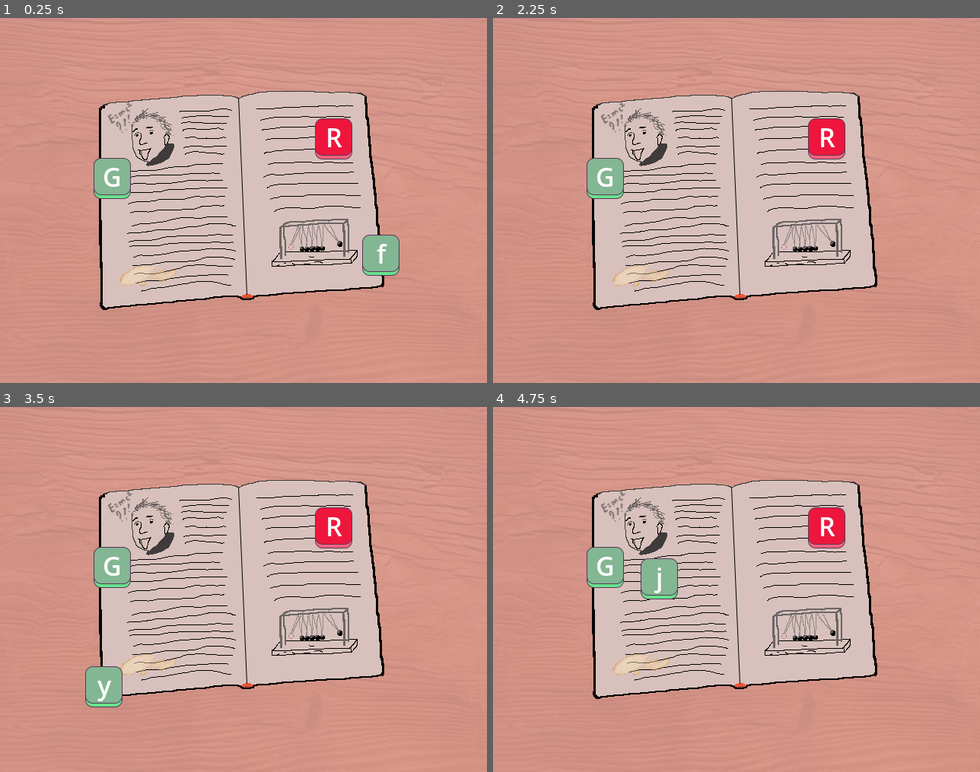
Above: before the commit, frames 1-4 (two rows, left to right).
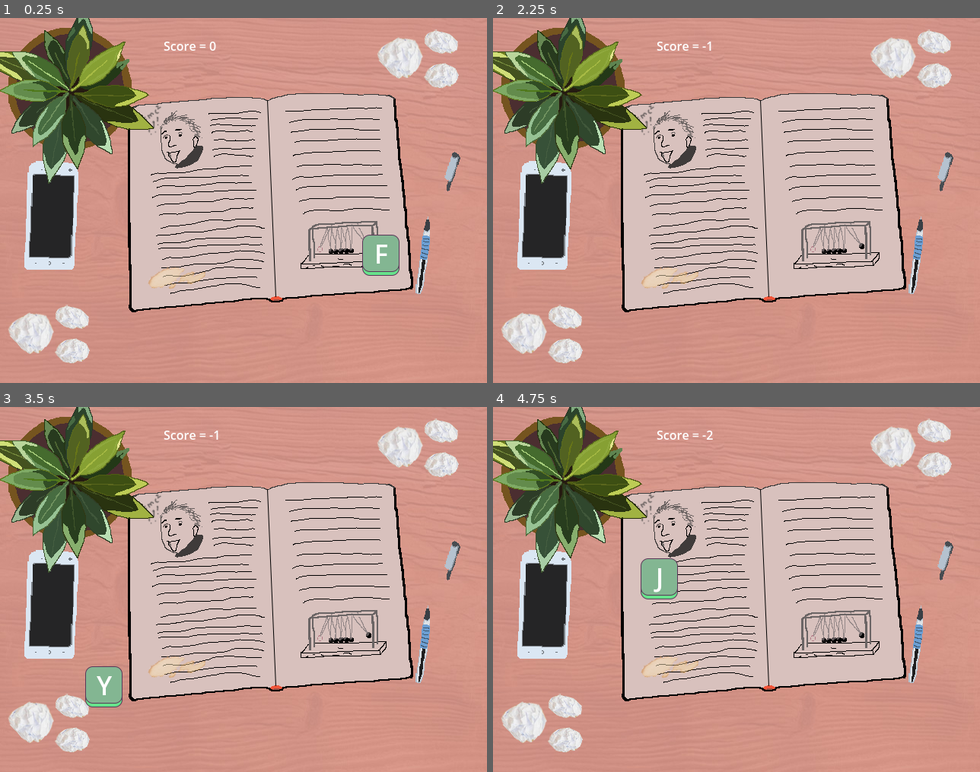
Above: after the commit, the same moments.

Repository: Vaashtor/First-game-jam
Game: Godot game, scene res://scenes/game.tscn
Same seed, same stepped clock (60 frames per second), same inputs: the game is played once before the commit and once after it.
Inputs:
- Up to frame 1 (0.25 s): no input
- Up to frame 2 (2.25 s): tap Enter at 0.5, 2 s; tap Space at 1.25 s
- Up to frame 3 (3.5 s): tap Space at 2.75 s
- Up to frame 4 (4.75 s): tap Enter at 3.5 s; tap Space at 4.25 s

The runs differ from the first frame. In frame 1, 27% of the frame differs, in the area x 0-95%, y 0-95%; in frame 2, 27%; in frame 3, 27%; in frame 4, 27%.

Commit message:
added assets, score system. Minor adjustments.

Diff:
--- a/scenes/button_red.tscn
+++ b/scenes/button.tscn
@@ -1,21 +1,21 @@
-[gd_scene load_steps=3 format=3 uid="uid://b1hm23rj5dx2u"]
+[gd_scene load_steps=3 format=3 uid="uid://bht4ad82m5sfk"]
 
-[ext_resource type="Texture2D" uid="uid://c5wc7jkloviv3" path="res://assets/redButton.png" id="1_3mqkn"]
+[ext_resource type="Texture2D" uid="uid://qufn3u0n8hve" path="res://assets/greenButton.png" id="1_mi6dp"]
 
 [sub_resource type="LabelSettings" id="LabelSettings_7y4y7"]
 font_size = 34
 
-[node name="Button_red" type="Node2D"]
+[node name="Button_green" type="Node2D"]
 
 [node name="Texture" type="Sprite2D" parent="."]
-texture = ExtResource("1_3mqkn")
+texture = ExtResource("1_mi6dp")
 
 [node name="Text" type="Label" parent="Texture"]
 offset_left = -23.0
 offset_top = -24.0
 offset_right = 23.0
 offset_bottom = 23.0
-text = "R"
+text = "G"
 label_settings = SubResource("LabelSettings_7y4y7")
 horizontal_alignment = 1
 vertical_alignment = 1
--- a/scenes/button_green.tscn
+++ /dev/null
@@ -1,21 +0,0 @@
-[gd_scene load_steps=3 format=3 uid="uid://bht4ad82m5sfk"]
-
-[ext_resource type="Texture2D" uid="uid://qufn3u0n8hve" path="res://assets/greenButton.png" id="1_4xvh1"]
-
-[sub_resource type="LabelSettings" id="LabelSettings_7y4y7"]
-font_size = 34
-
-[node name="Button_green" type="Node2D"]
-
-[node name="Texture" type="Sprite2D" parent="."]
-texture = ExtResource("1_4xvh1")
-
-[node name="Text" type="Label" parent="Texture"]
-offset_left = -23.0
-offset_top = -24.0
-offset_right = 23.0
-offset_bottom = 23.0
-text = "G"
-label_settings = SubResource("LabelSettings_7y4y7")
-horizontal_alignment = 1
-vertical_alignment = 1
--- a/scenes/game.tscn
+++ b/scenes/game.tscn
@@ -1,35 +1,73 @@
-[gd_scene load_steps=6 format=3 uid="uid://d4k78r0eqo7do"]
+[gd_scene load_steps=9 format=3 uid="uid://d4k78r0eqo7do"]
 
 [ext_resource type="Script" uid="uid://c5kxpfg1vyf3q" path="res://scripts/game.gd" id="1_iywne"]
-[ext_resource type="PackedScene" uid="uid://bht4ad82m5sfk" path="res://scenes/button_green.tscn" id="1_yqjtg"]
 [ext_resource type="Texture2D" uid="uid://chvg22pcgx1hu" path="res://assets/table.jpg" id="2_lnu2h"]
-[ext_resource type="PackedScene" uid="uid://b1hm23rj5dx2u" path="res://scenes/button_red.tscn" id="3_lnu2h"]
+[ext_resource type="Texture2D" uid="uid://dsxkf0yjt2yev" path="res://assets/pen.png" id="4_gee14"]
+[ext_resource type="Texture2D" uid="uid://n1cy4kcjbof1" path="res://assets/cap.png" id="5_0tnpc"]
 [ext_resource type="Texture2D" uid="uid://cmg8gnqphd1g0" path="res://assets/book.png" id="5_p57ef"]
+[ext_resource type="Texture2D" uid="uid://2cp5aclx3sxc" path="res://assets/paper.png" id="6_vtaks"]
+[ext_resource type="Texture2D" uid="uid://c4g0q1ixv4h8x" path="res://assets/phone.png" id="7_kvpfn"]
+[ext_resource type="Texture2D" uid="uid://c84ksjly1vlcn" path="res://assets/plant.png" id="8_dinhu"]
 
 [node name="Game" type="Node2D"]
 script = ExtResource("1_iywne")
-
-[node name="Table" type="Sprite2D" parent="."]
-z_index = -10
-texture = ExtResource("2_lnu2h")
 
 [node name="Camera2D" type="Camera2D" parent="."]
 editor_draw_limits = true
 editor_draw_drag_margin = true
 
-[node name="Button_green" parent="." instance=ExtResource("1_yqjtg")]
-position = Vector2(-172, -31)
-
-[node name="Button_red" parent="." instance=ExtResource("3_lnu2h")]
-position = Vector2(119, -83)
-
 [node name="Timer" type="Timer" parent="."]
 wait_time = 2.0
 autostart = true
 
-[node name="Book" type="Sprite2D" parent="."]
-z_index = -1
-position = Vector2(-2, 0)
+[node name="background" type="Node2D" parent="."]
+z_index = -5
+
+[node name="Book" type="Sprite2D" parent="background"]
+z_index = -5
+position = Vector2(36, 3)
 texture = ExtResource("5_p57ef")
 
+[node name="pen" type="Sprite2D" parent="background"]
+z_index = -5
+position = Vector2(236, 72)
+texture = ExtResource("4_gee14")
+
+[node name="cap" type="Sprite2D" parent="background"]
+z_index = -5
+position = Vector2(274, -39)
+rotation = -2.03505
+texture = ExtResource("5_0tnpc")
+
+[node name="paper" type="Sprite2D" parent="background"]
+z_index = -5
+position = Vector2(-256, 176)
+texture = ExtResource("6_vtaks")
+
+[node name="paper2" type="Sprite2D" parent="background"]
+z_index = -5
+position = Vector2(229, -186)
+texture = ExtResource("6_vtaks")
+
+[node name="phone" type="Sprite2D" parent="background"]
+z_index = -5
+position = Vector2(-252, 20)
+texture = ExtResource("7_kvpfn")
+
+[node name="plant" type="Sprite2D" parent="background"]
+z_index = -5
+position = Vector2(-229, -139)
+texture = ExtResource("8_dinhu")
+
+[node name="Table" type="Sprite2D" parent="background"]
+z_index = -10
+texture = ExtResource("2_lnu2h")
+
+[node name="Label" type="Label" parent="."]
+offset_left = -105.0
+offset_top = -215.0
+offset_right = 138.0
+offset_bottom = -182.0
+text = "Score:"
+
 [connection signal="timeout" from="Timer" to="." method="_on_timer_timeout"]
--- a/scripts/game.gd
+++ b/scripts/game.gd
@@ -3,21 +3,29 @@
 var letters = ["a", "b", "c", "d", "e", "f", "g", "h", "i", "j", "k", "l", "m", "n", "o", "p", "q", "r", "s", "t", "u", "v", "w", "x", "y", "z"];
 var rng = RandomNumberGenerator.new()
 
+@onready var label_score: Label = $Label
+
+var score = 0
+
 var current_target_letter = ""
 var current_key_instance = null
-var is_transition_in_progress = false  # Флаг для предотвращения конфликтов
+var is_transition_in_progress = false # Флаг для предотвращения конфликтов
 
 func _ready():
+	score_update()
 	rng.randomize()
 	$Timer.timeout.connect(_on_timer_timeout)
 	$Timer.start()
-	spawn_new_button()
+	spawn_new_button("green")
+
+func score_update():
+	label_score.text = "Score = " + str(score)
 
 func get_random_letter():
 	var random_index = rng.randi_range(0, letters.size() - 1)
 	return letters[random_index]
 
-func spawn_new_button():
+func spawn_new_button(type):
 	if is_transition_in_progress:
 		return
 
@@ -32,27 +40,36 @@
 	current_target_letter = get_random_letter()
 
 	# Загружаем сцену с клавишей
-	var button_green_scene = preload("res://scenes/button_green.tscn")
+	var button_green_scene = preload("res://scenes/button.tscn")
 	current_key_instance = button_green_scene.instantiate()
 
 	# Добавляем на сцену
 	add_child(current_key_instance)
 
+	# add appropriate texture
+	var texture_node = current_key_instance.get_node("Texture")
+	var new_texture = null
+	if type == "red":
+		new_texture = load("res://assets/redButton.png")
+	else:
+		new_texture = load("res://assets/greenButton.png")
+	texture_node.texture = new_texture
+
 	# Устанавливаем текст
 	var label_node = current_key_instance.get_node("Texture/Text")
-	label_node.text = current_target_letter
+	label_node.text = current_target_letter.to_upper() #make letter capital
 
 	# Случайная позиция
 	current_key_instance.position = Vector2(
-		rng.randf_range(-640/2 + 64, 640/2 - 64),
-		rng.randf_range(-480/2 + 64, 480/2 - 64)
+		rng.randf_range(-640 / 2 + 64, 640 / 2 - 64),
+		rng.randf_range(-480 / 2 + 64, 480 / 2 - 64)
 	)
 
 	print("Новая цель: ", current_target_letter)
 	is_transition_in_progress = false
-	$Timer.start()  # Перезапускаем таймер только после полного создания
+	$Timer.start() # Перезапускаем таймер только после полного создания
 
-func kill_button_by_name():
+func kill_button():
 	if is_transition_in_progress:
 		return
 
@@ -72,6 +89,12 @@
 	current_target_letter = ""
 	is_transition_in_progress = false
 
+func end_sequence():
+	score_update()
+	kill_button()
+	await get_tree().create_timer(0.25).timeout # Ждем завершения анимации
+	spawn_new_button("green")
+
 func _input(event):
 	if is_transition_in_progress or current_target_letter == "":
 		return
@@ -81,14 +104,11 @@
 
 		if pressed_letter == current_target_letter:
 			print("Верно! Нажата клавиша '", pressed_letter, "'")
-			kill_button_by_name()
-			# Не создаем новую кнопку сразу - дождемся завершения анимации
-			await get_tree().create_timer(0.25).timeout  # Ждем завершения анимации
-			spawn_new_button()
+			score += 1
+			end_sequence()
 
 func _on_timer_timeout():
 	if not is_transition_in_progress:
 		print("Время вышло для буквы: ", current_target_letter)
-		kill_button_by_name()
-		await get_tree().create_timer(0.25).timeout  # Ждем завершения анимации
-		spawn_new_button()
+		score -= 1
+		end_sequence()
Binary file added: assets/cap.png
Not shown, changed: assets/cap.png.import
Binary file added: assets/paper.png
Not shown, added: assets/paper.png.import
Binary file added: assets/pen.png
Not shown, added: assets/pen.png.import
Binary file added: assets/phone.png
Not shown, added: assets/phone.png.import
Binary file added: assets/plant.png
Not shown, added: assets/plant.png.import
Not shown, removed: export_presets.cfg
Binary file removed: table.jpg
